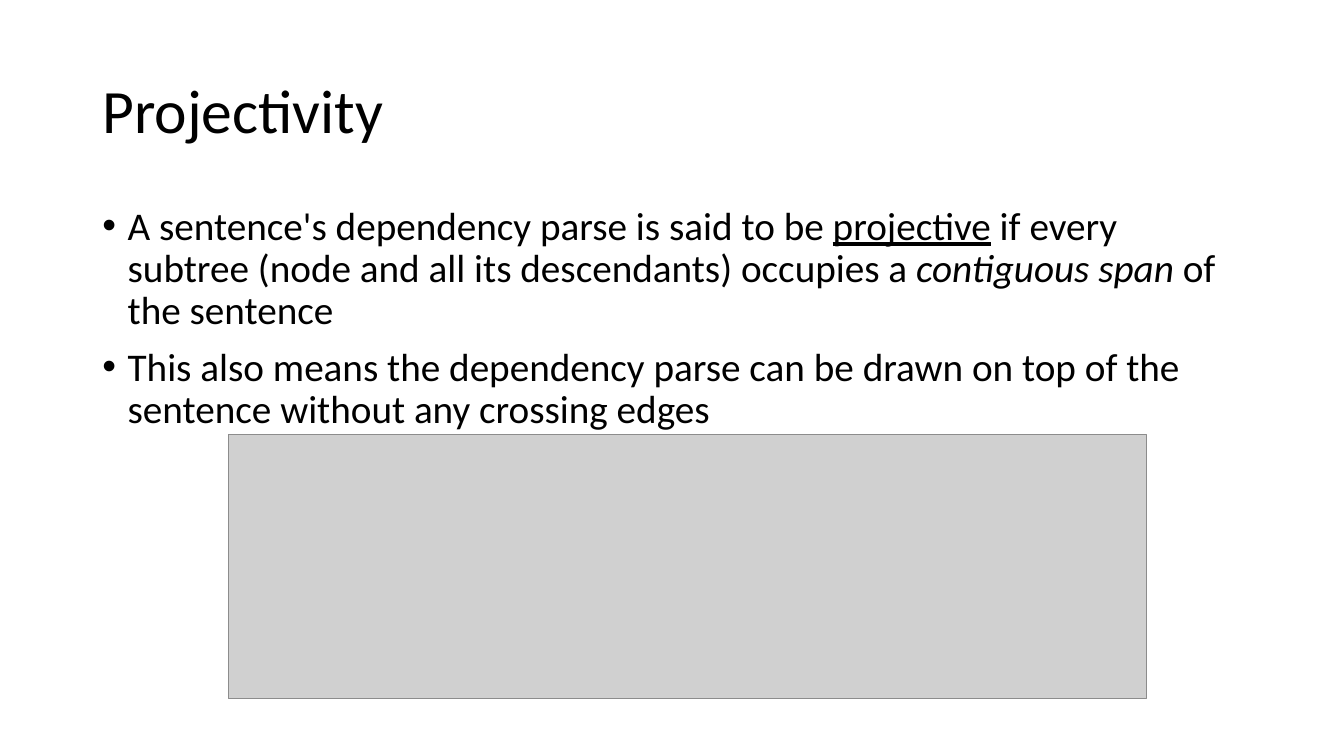
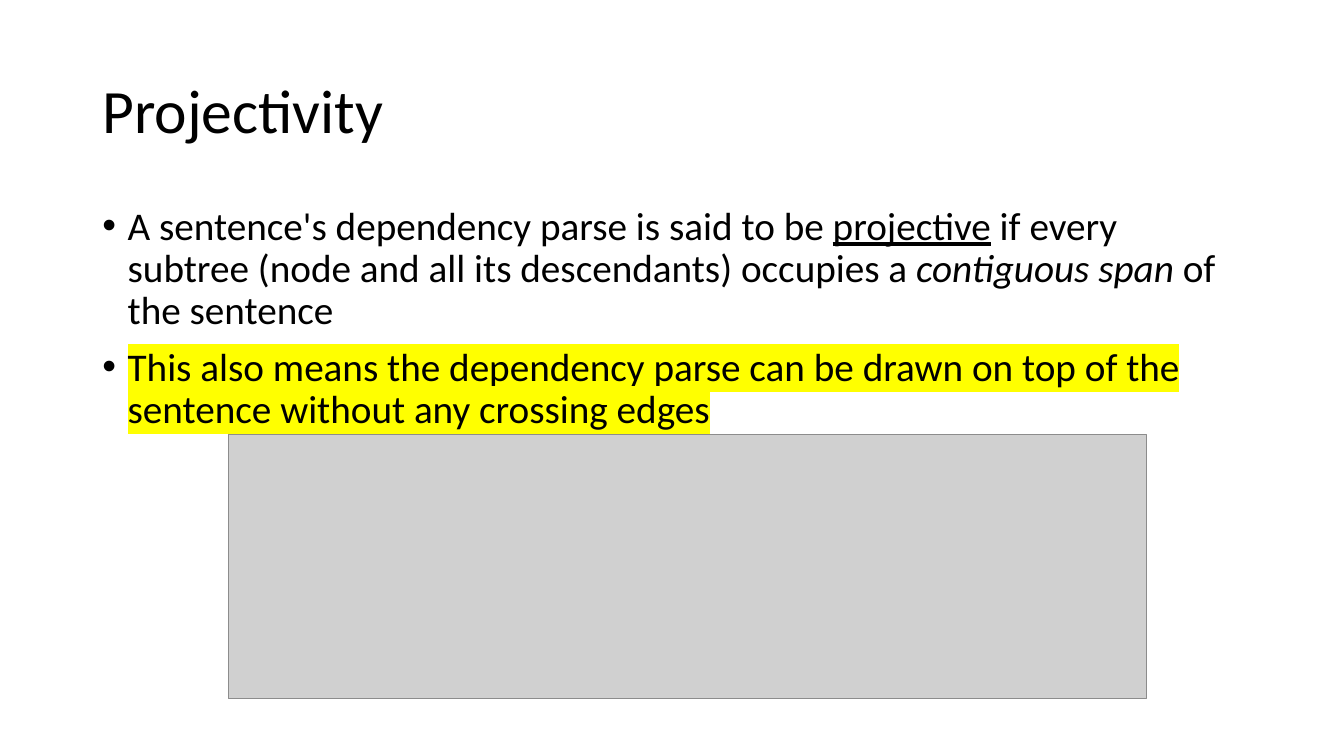
Before and after one commit to balhafni/csci_544_fa_18_slides, a slide deck: slide 16 of dep_parsing_0919.pptx. Drawn at 1344x756 pixels with LibreOffice and Linux fonts; fonts in the diff are those of the drawing; grey boxes stand for pictures. Boxes give left, top, right and bottom in pixels: in the first picture for what was removed or moved away, otherwise in the second. Text is boxed around its words. In the diff, an @@ line names an element or a change of style, - is before the commit and + after.

```diff
--- a/dep_parsing_0919.pptx
+++ b/dep_parsing_0919.pptx
@@ text at box(128, 353, 1179, 430): highlight none to #FFFF00 in "This also means the dependency parse can ..." @@
```
Also in this commit, not shown: 4 other slides changed.
